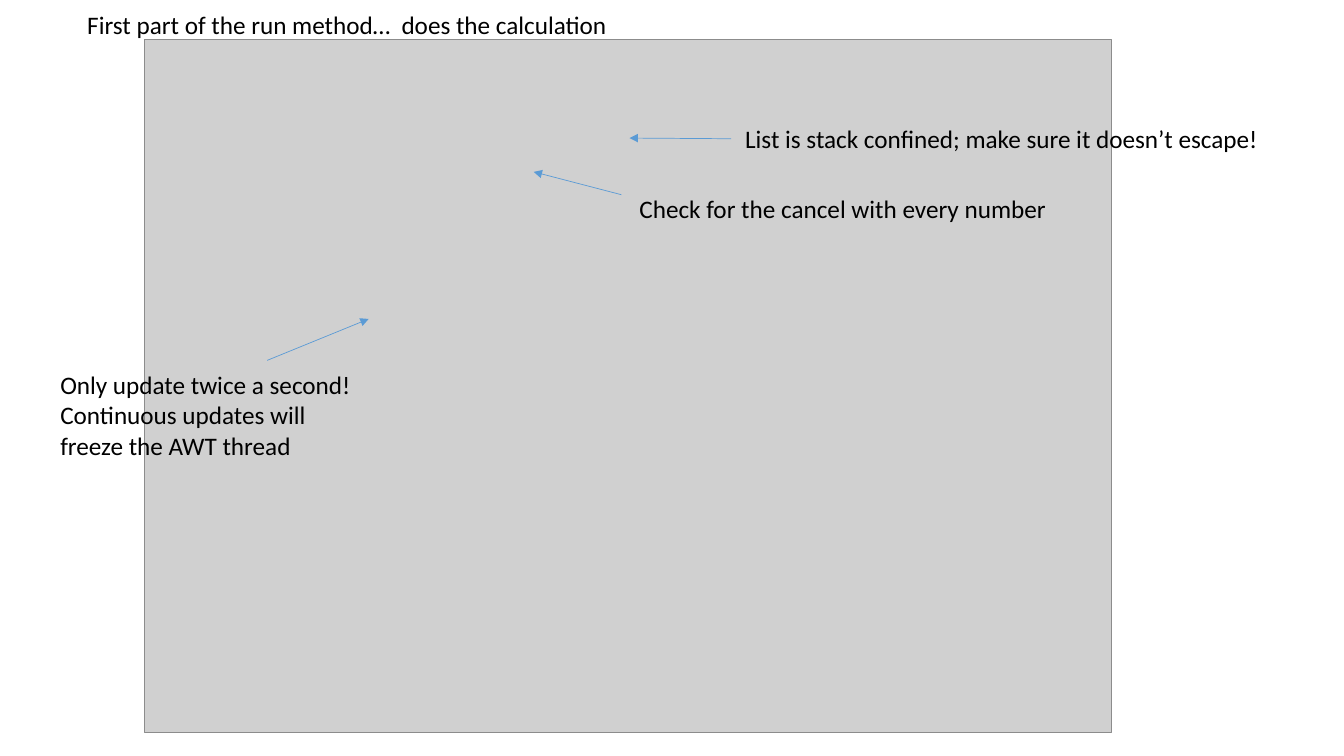
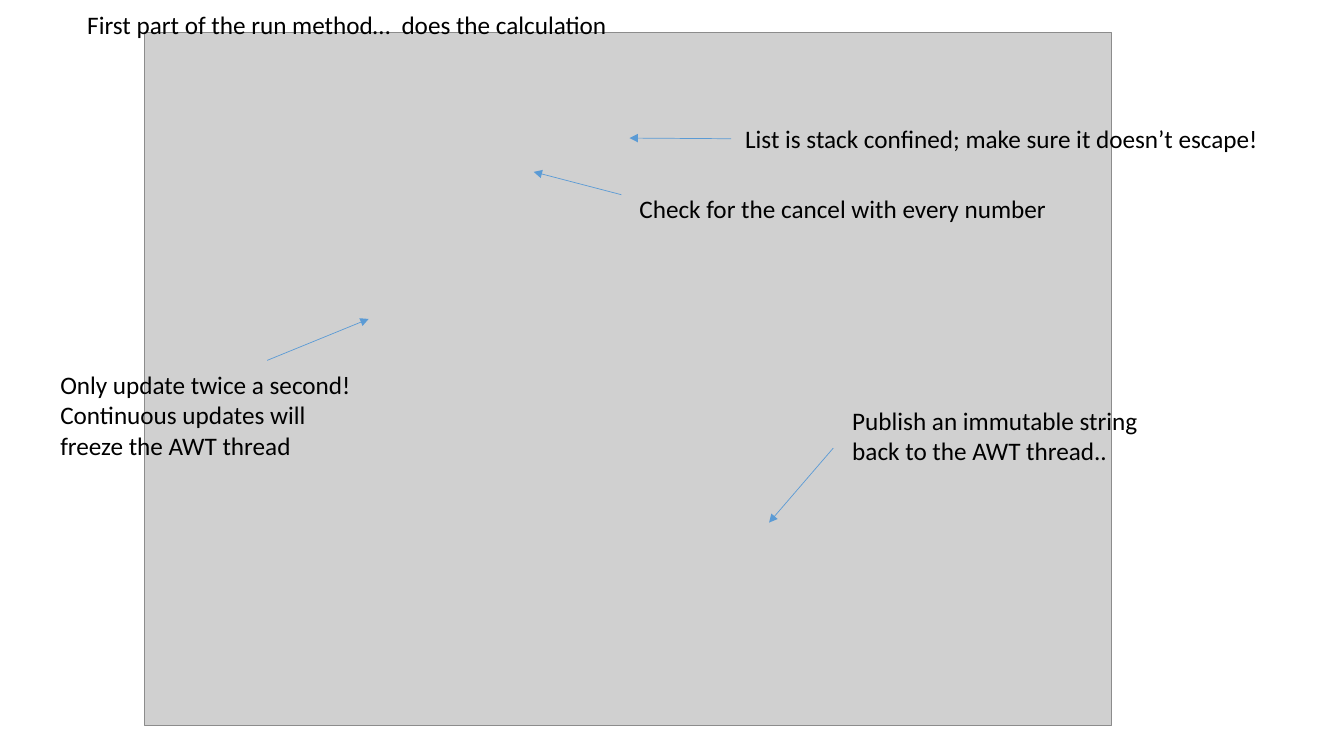
Before and after one commit to afodor/afodor.github.io, a slide deck: slide 13 of classes/prog2016/Lab07Review.pptx. Drawn at 1344x756 pixels with LibreOffice and Linux fonts; fonts in the diff are those of the drawing; grey boxes stand for pictures. Boxes give left, top, right and bottom in pixels: in the first picture for what was removed or moved away, otherwise in the second. Text is boxed around its words. In the diff, an @@ line names an element or a change of style, - is before the commit and + after.

```diff
--- a/classes/prog2016/Lab07Review.pptx
+++ b/classes/prog2016/Lab07Review.pptx
@@ picture: place and size @@
-picture at bbox=[145, 39, 1112, 733]
+picture at bbox=[145, 32, 1112, 726]
@@ text added at bbox=[852, 410, 1138, 460], 18 pt, text #000000 @@
+Publish an immutable string
+back to the AWT thread..
@@ arrow added from (834, 449) to (769, 522), #5B9BD5 0.5 pt @@
```
Also in this commit, not shown: 1 other slide changed, 2 slides added.
